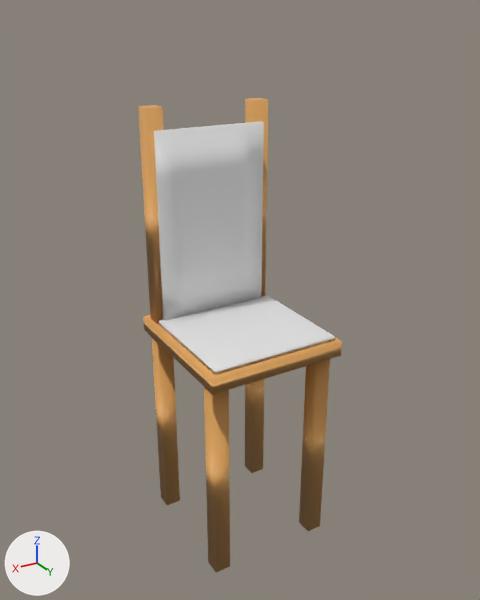
Two versions of the FBX model Sources/Assets/Models/chaise.fbx, one commit apart.
Both versions are drawn from a camera (50 mm lens) standing at (0.0392, 0.0886, 0.0168) and looking at (-0.0007, 0.0221, -0.0164). The axes (+X, +Y, +Z) are drawn at lower left. The lights are the same throughout. Where no turn or scale is listed for an object, it has been applied to the vertices.

Names of what the first picture shows: 'chaise1'.
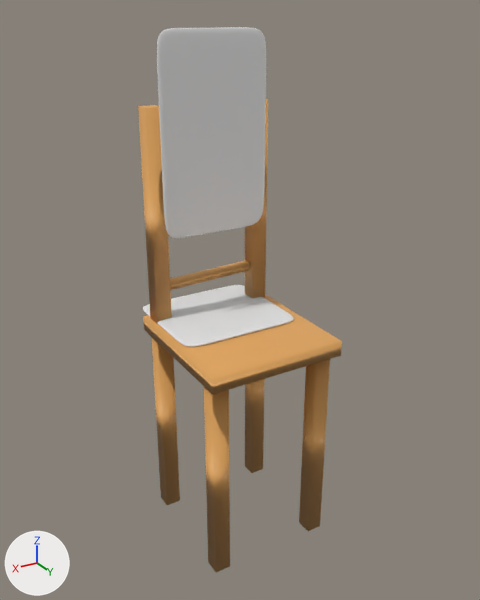
The newer file is also turned or shifted as a whole; pictures and numbers use the older file's frame.

Patch to the scene script:
```diff
--- a/Sources/Assets/Models/chaise.fbx.py
+++ b/Sources/Assets/Models/chaise.fbx.py
@@ me_chaise1 @@
 me_chaise1.from_pydata(...)  # 144 vertices, 120 faces; spans x -0.0088..0.0092, y 0.0136..0.0327, z -0.0489..0.0071
 # used by ob_chaise1; location = (0.0, 0.0, 0.0)
-me_chaise1.materials.append(mat_coussin)  # white #e7e7e7
-me_chaise1.materials.append(mat_coussin_001)  # white #e7e7e7
+# me_chaise1 part 1: the loose piece of 32 vertices spanning x -0.0068..0.0077, y 0.0169..0.0176, z -0.0197..0.0046 is deleted
+# me_chaise1 part 2: the loose piece of 32 vertices spanning x -0.0081..0.0085, y 0.0172..0.0321, z -0.0197..-0.0191 is deleted
 me_chaise1.materials.append(mat_wood)
@@ me_coussin1 @@
+me_coussin1.from_pydata(...)  # 1922 vertices, 1920 faces; spans x -0.53..1.46, y -1.08..1.13, z 0.05..1.13
+me_coussin1.materials.append(mat_coussin)  # white #e7e7e7
@@ me_coussin2 @@
+me_coussin2.from_pydata(...)  # 1922 vertices, 1920 faces; spans x -0.53..1.46, y -1.08..1.13, z 0.05..1.13
+me_coussin2.materials.append(mat_coussin_001)  # white #e7e7e7
@@ ob_coussin1 @@
+ob_coussin1 = bpy.data.objects.new('coussin1', me_coussin1)
+ob_coussin1.location = (0.0003, 0.0173, -0.0021)
+ob_coussin1.rotation_euler = (1.566, 1.571, 0.0)  # degrees (90, 90, 0)
+ob_coussin1.scale = (-0.012, -0.00647, -0.000559)
@@ ob_coussin2 @@
+ob_coussin2 = bpy.data.objects.new('coussin2', me_coussin2)
+ob_coussin2.location = (0.0003, 0.0214, -0.0192)
+ob_coussin2.rotation_euler = (0.0, 0.0, 1.566)  # degrees (0, 0, 90)
+ob_coussin2.scale = (-0.00732, -0.00732, -0.000559)
```

Changed parts and their boxes (x1, y1, x2, y2) in the pictures (480 x 600 px):
'chaise1', reshaped
    before: (138, 98, 342, 572)
    after: (138, 99, 342, 572)
'coussin1', added
    after: (157, 27, 266, 238)
'coussin2', added
    after: (143, 285, 294, 347)
part 1 of me_chaise1, deleted
    before: (154, 121, 264, 320)
part 2 of me_chaise1, deleted
    before: (159, 295, 334, 374)
